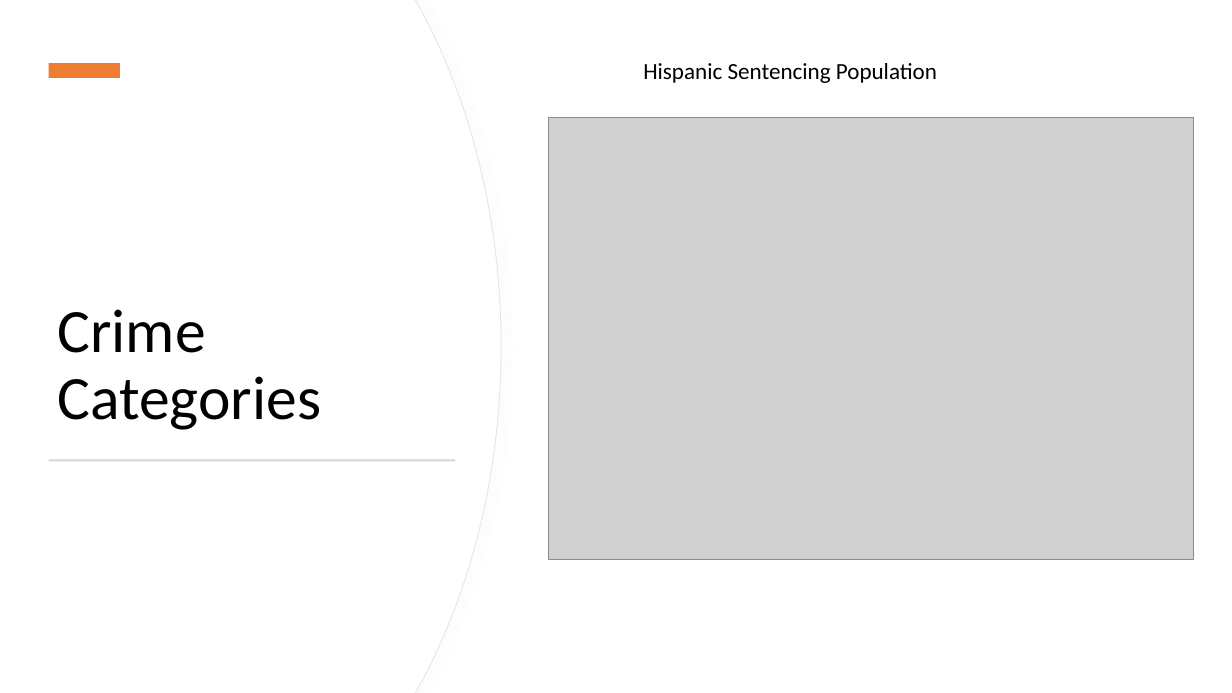
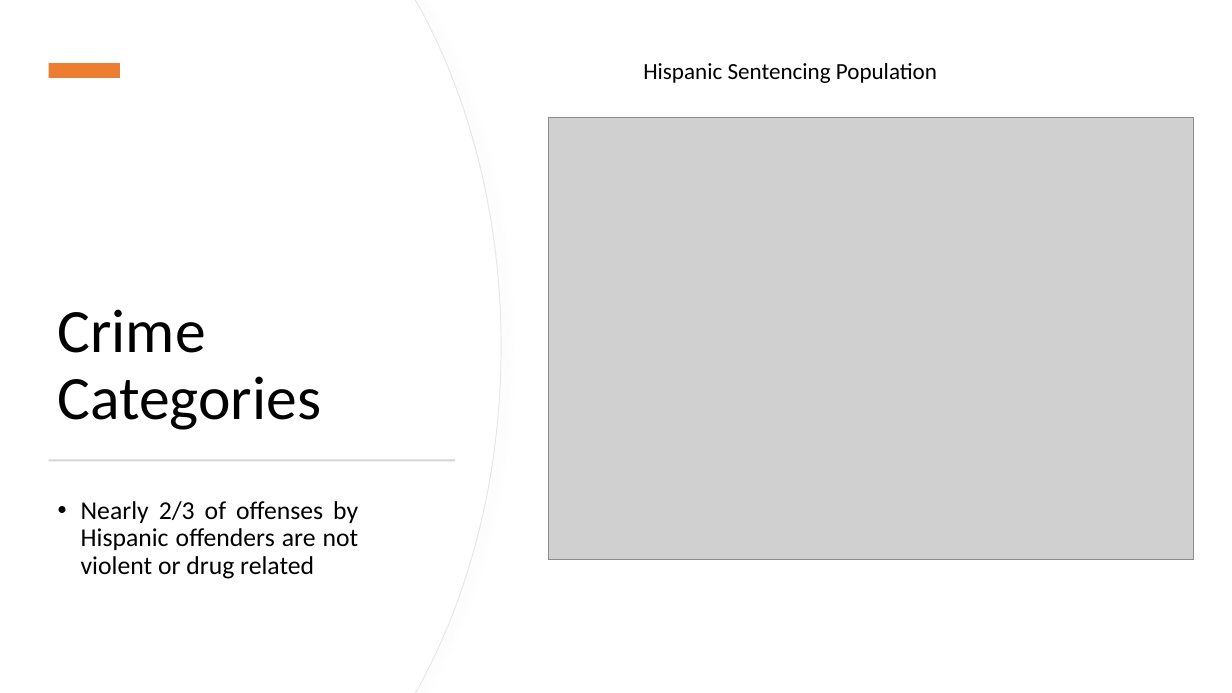
Before and after one commit to jenwhitson/sentencing_project, a slide deck: slide 11 of Presentation.pptx. Drawn at 1232x693 pixels with LibreOffice and Linux fonts; fonts in the diff are those of the drawing; grey boxes stand for pictures. Boxes give left, top, right and bottom in pixels: in the first picture for what was removed or moved away, otherwise in the second. Text is boxed around its words. In the diff, an @@ line names an element or a change of style, - is before the commit and + after.

```diff
--- a/Presentation.pptx
+++ b/Presentation.pptx
@@ text added at (x1=81, y1=501, x2=359, y2=579), 20 pt, text #000000 @@
+• Nearly 2/3 of offenses by Hispanic offenders are not violent or drug related
```
Also in this commit, not shown: 13 other slides changed, 1 slide added.
